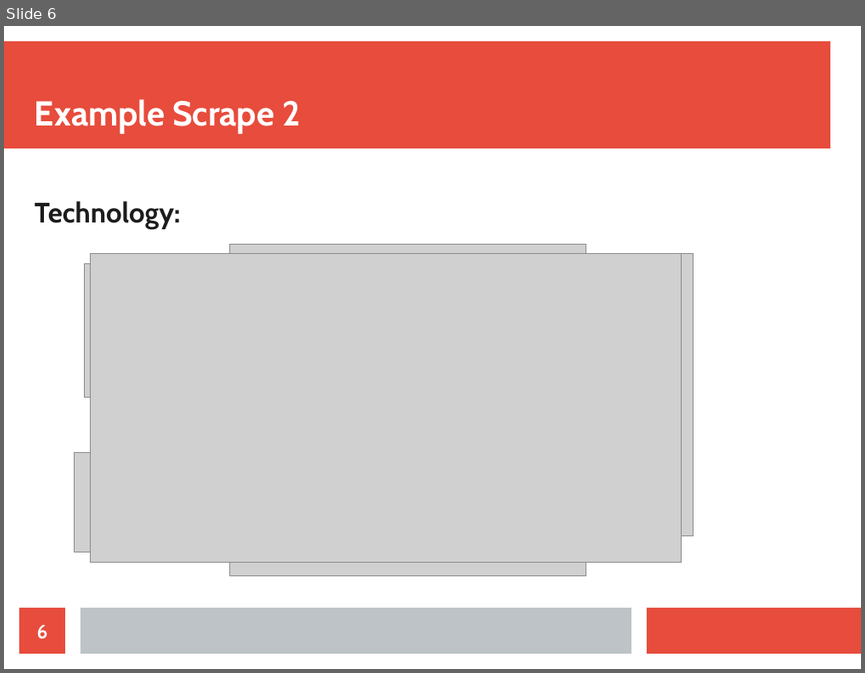
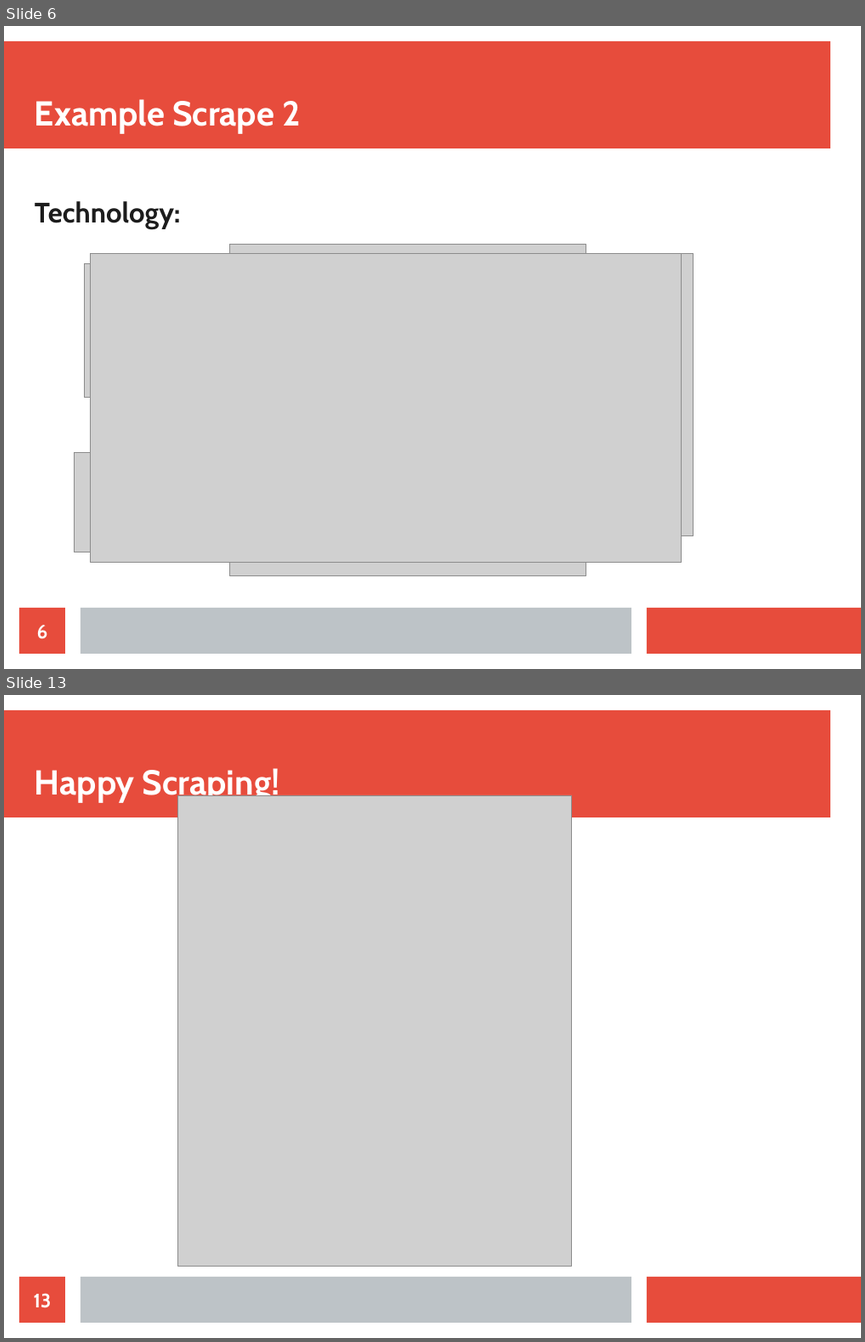
Before and after one commit to Lewington-pitsos/web_scraping_presentation, a slide deck: web_scraping.odp. Shown one above the other, each under a label of ours: slide 6 before the commit, slides 6 and 13 after it; the slides between them are not shown. The pictures are 865x673 and 865x1342 pixels, drawn with LibreOffice and Linux fonts; fonts in the diff are those of the drawing; grey boxes stand for pictures. Boxes give left, top, right and bottom in pixels: in the first picture for what was removed or moved away, otherwise in the second. Text is boxed around its words. In the diff, an @@ line names an element or a change of style, - is before the commit and + after.

```diff
--- a/web_scraping.odp
+++ b/web_scraping.odp
@@ slide 13 added at bbox=[4, 695, 861, 1338], background #FFFFFF; not listed: 3 template elements that a slide beside it also shows @@
@@ title added at bbox=[35, 768, 280, 803], 32 pt, text #FFFFFF, bold @@
+Happy Scraping!
@@ picture added at bbox=[178, 795, 572, 1265] @@
@@ page number added at bbox=[19, 1276, 65, 1322], fill #E74C3C, 18 pt, text #FFFFFF, bold @@
+13
```
Also in this commit, not shown: 2 slides changed, 4 other slides added, 1 slide removed, 8 other files.
